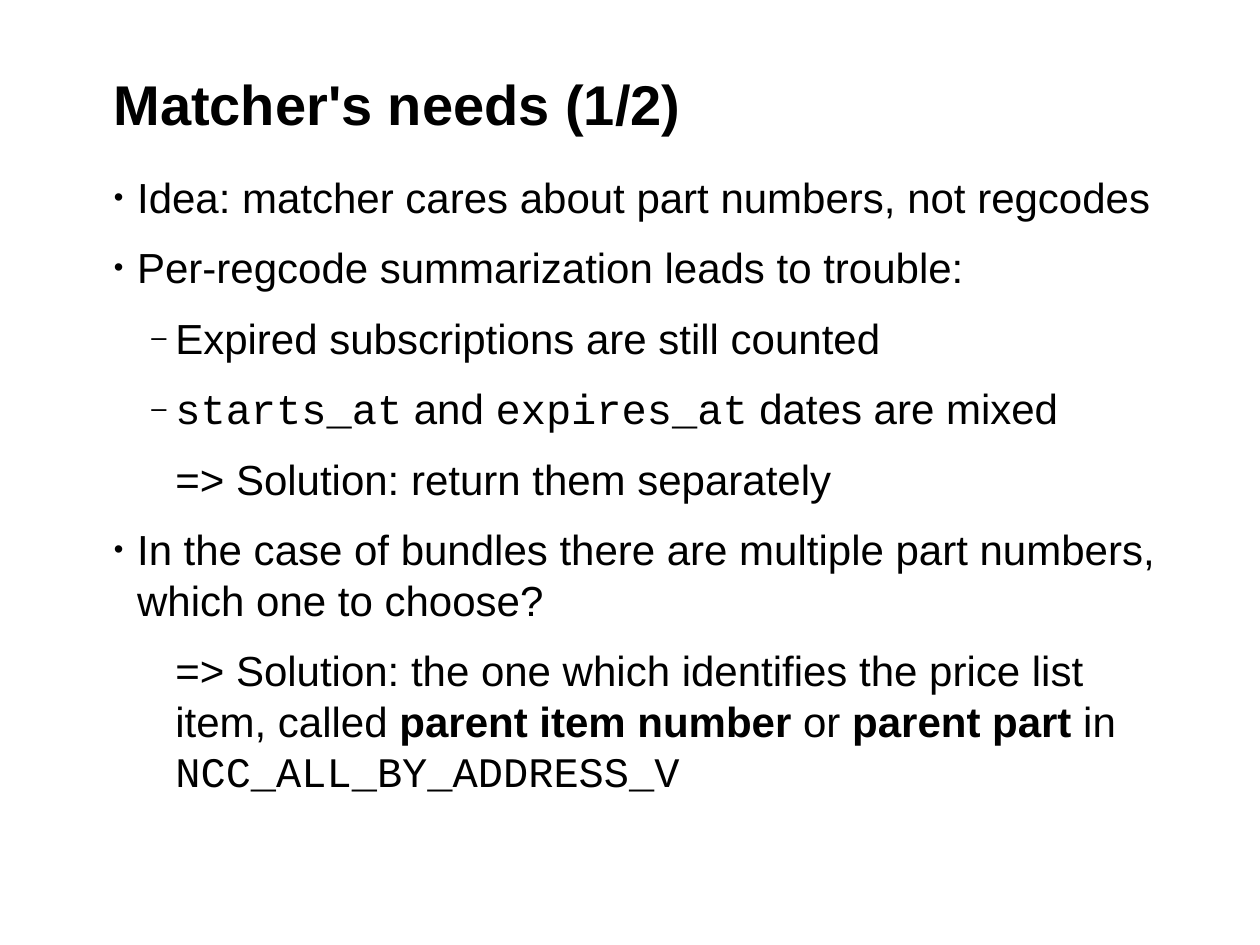
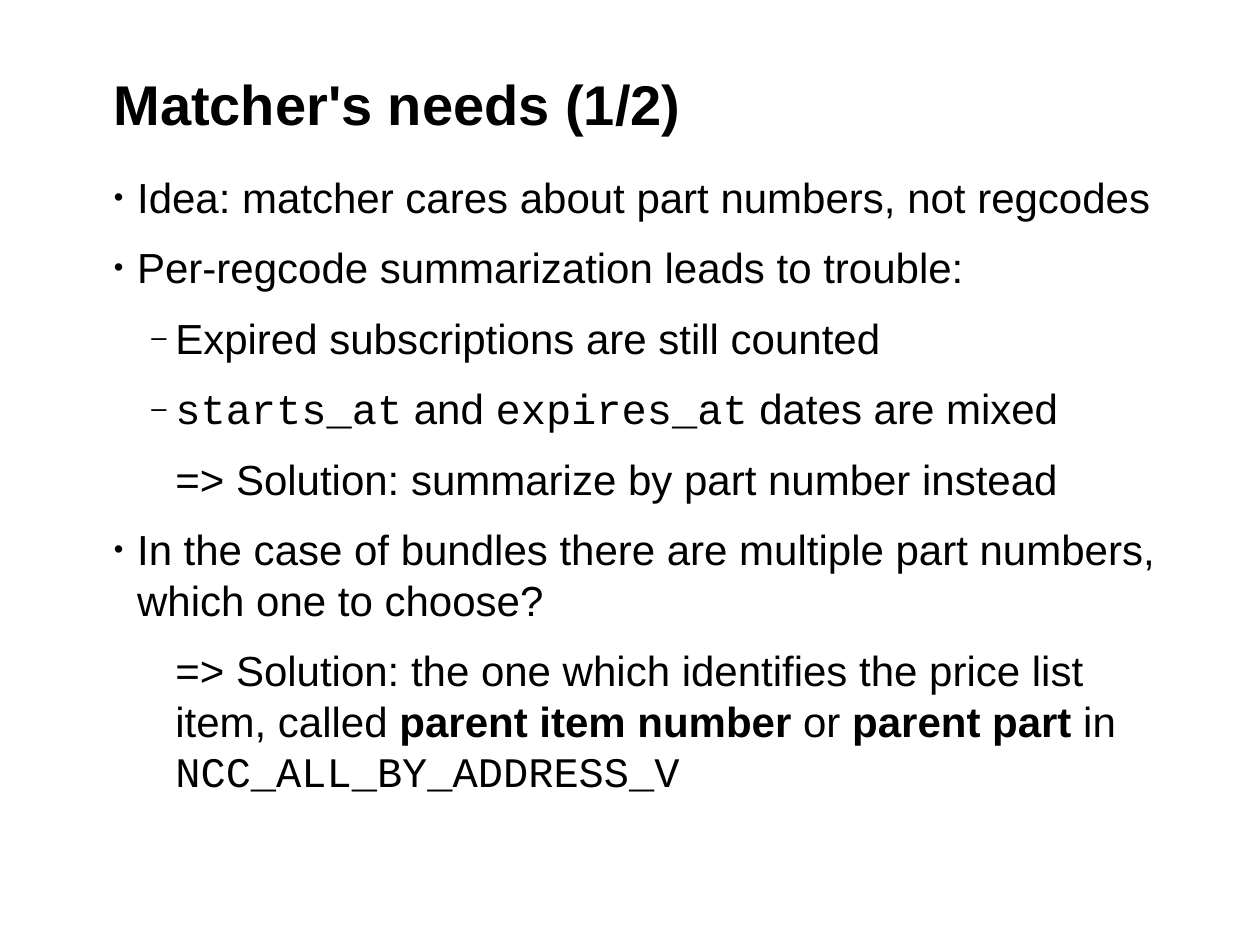
Before and after one commit to hustodemon/subscription-matcher, a slide deck: slide 13 of doc/SubscriptionCounting.odp. Drawn at 1260x945 pixels with LibreOffice and Linux fonts; fonts in the diff are those of the drawing; background and template pictures are left out. Boxes give left, top, right and bottom in pixels: in the first picture for what was removed or moved away, otherwise in the second. Text is boxed around its words. In the diff, an @@ line names an element or a change of style, - is before the commit and + after.

```diff
--- a/doc/SubscriptionCounting.odp
+++ b/doc/SubscriptionCounting.odp
@@ text at [236, 464, 1057, 503]: text changed @@
-  => Solution: return them separately
+  => Solution: summarize by part number instead
```
Also in this commit, not shown: 7 other slides changed, 1 slide added, 2 slides removed.
